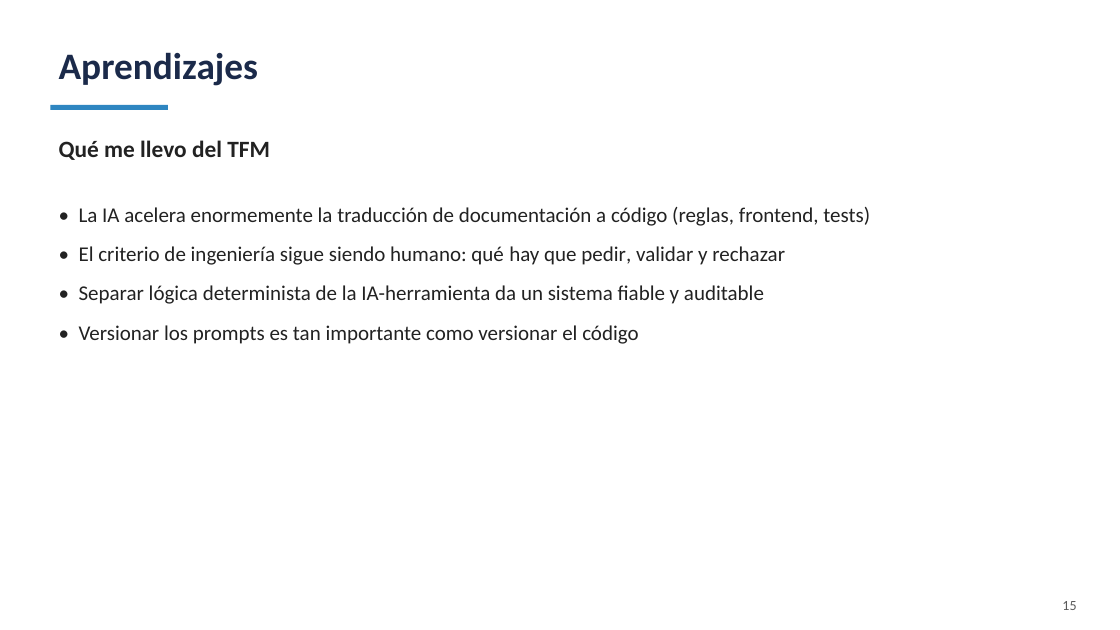
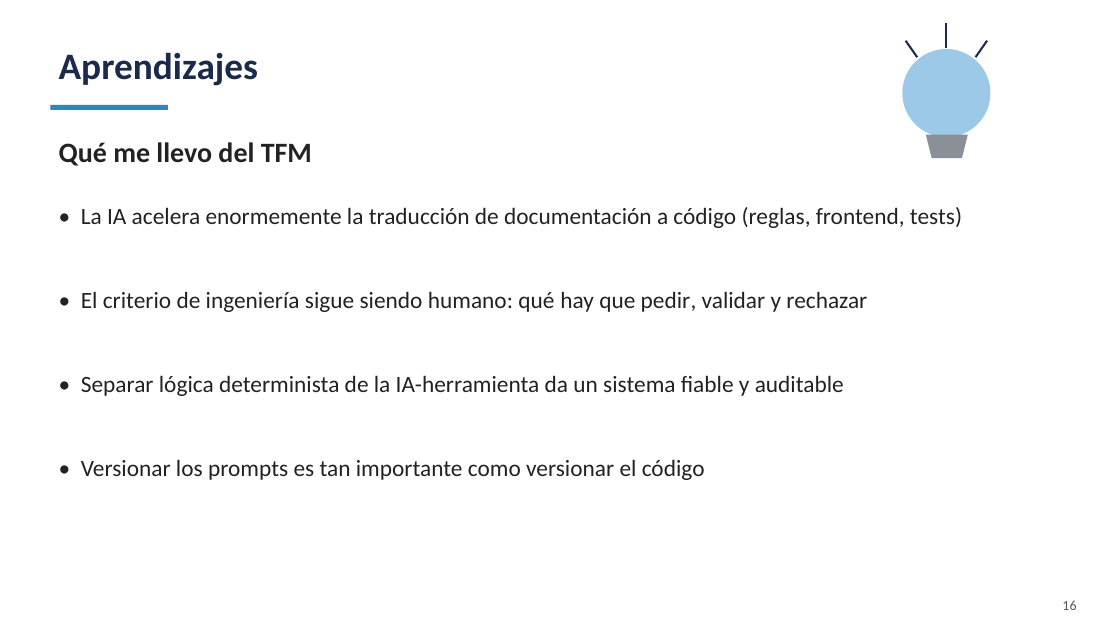
Before and after one commit to jbroceno/rule_engine, a slide deck: slide 16 of doc/PRESENTACION-SLIDES.pptx (slide 15 before the commit). Drawn at 1120x630 pixels with LibreOffice and Linux fonts; fonts in the diff are those of the drawing. Boxes give left, top, right and bottom in pixels: in the first picture for what was removed or moved away, otherwise in the second. Text is boxed around its words. In the diff, an @@ line names an element or a change of style, - is before the commit and + after.

```diff
--- a/doc/PRESENTACION-SLIDES.pptx
+++ b/doc/PRESENTACION-SLIDES.pptx
@@ line added from (947, 48) to (947, 23), #1B2A4A 1.75 pt @@
@@ ellipse added at bbox=[902, 49, 991, 137], fill #9CC9E8 @@
@@ line added from (918, 57) to (906, 40), #1B2A4A 1.75 pt @@
@@ line added from (975, 57) to (987, 40), #1B2A4A 1.75 pt @@
@@ text "Qué me llevo del TFM" at bbox=[59, 142, 312, 166]: size 20 to 24 pt @@
@@ trapezoid added at bbox=[926, 134, 968, 158], fill #8A8F98 @@
@@ text "• La IA acelera enormemente ..." at bbox=[81, 207, 962, 480]: size 18 to 20 pt @@
@@ text at bbox=[1062, 600, 1076, 610]: text changed @@
-15
+16
```
Also in this commit, not shown: 14 other slides changed, 1 slide added, 1 other file.
